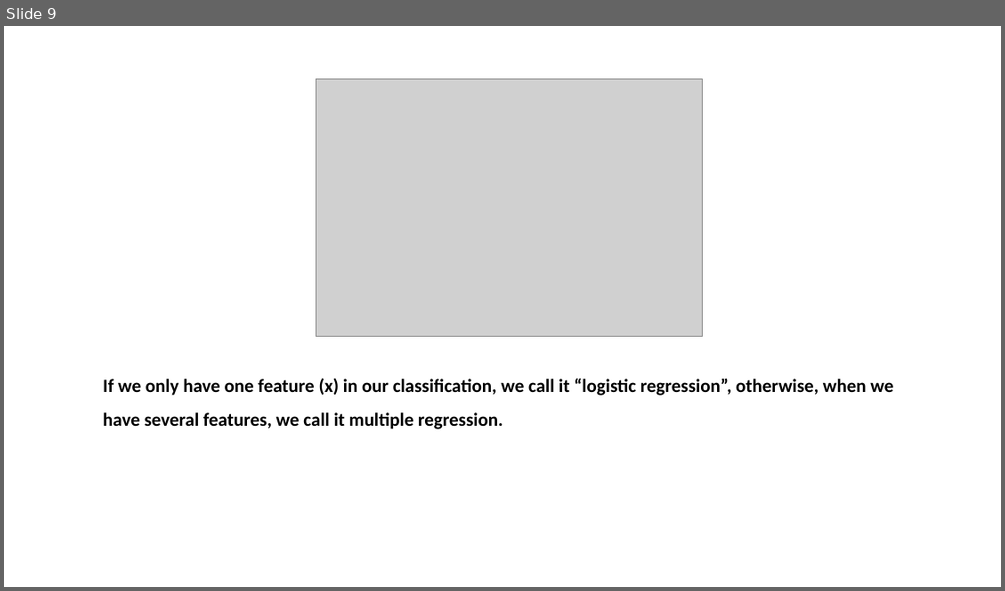
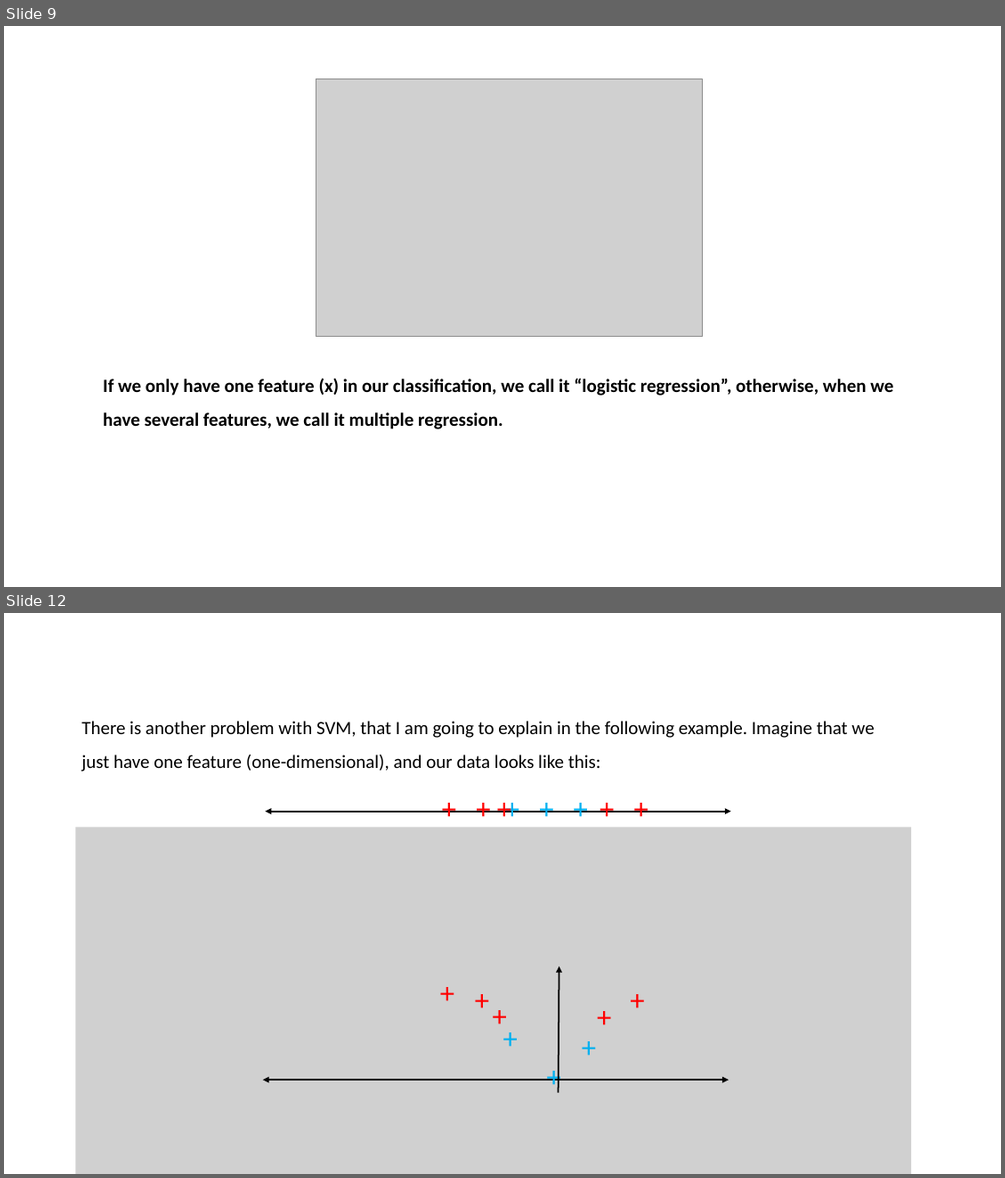
Before and after one commit to Asieh-Daneshi/MachineLearningMaterial, a slide deck: S2_Session2.pptx. Shown one above the other, each under a label of ours: slide 9 before the commit, slides 9 and 12 after it; the slides between them are not shown. The pictures are 1005x591 and 1005x1178 pixels, drawn with LibreOffice and Linux fonts; fonts in the diff are those of the drawing; grey boxes stand for pictures. Boxes give left, top, right and bottom in pixels: in the first picture for what was removed or moved away, otherwise in the second. Text is boxed around its words. In the diff, an @@ line names an element or a change of style, - is before the commit and + after.

```diff
--- a/S2_Session2.pptx
+++ b/S2_Session2.pptx
@@ slide 12 added at bbox=[4, 613, 1001, 1174], background #FFFFFF @@
@@ text added at bbox=[81, 721, 874, 771], 18 pt, text #000000 @@
+There is another problem with SVM, that I am going to explain in the following example. Imagine that we just have one feature (one-dimensional), and our data looks like this:
@@ text added at bbox=[429, 786, 525, 828], 28 pt, text #FF0000 @@
++ + +
@@ text added at bbox=[453, 786, 660, 828], 28 pt, text #00B0F0 @@
++ + +
@@ text added at bbox=[587, 786, 661, 828], 28 pt, text #FF0000 @@
++ +
@@ double arrow added from (265, 811) to (731, 811), #000000 1.5 pt @@
@@ picture added at bbox=[76, 827, 912, 1174] @@
@@ text added at bbox=[423, 971, 471, 1013], 28 pt, text #FF0000 @@
++
@@ text added at bbox=[458, 978, 506, 1021], 28 pt, text #FF0000 @@
++
@@ arrow added from (558, 1093) to (558, 966), #000000 1.5 pt @@
@@ text added at bbox=[614, 978, 662, 1021], 28 pt, text #FF0000 @@
++
@@ text added at bbox=[476, 995, 524, 1037], 28 pt, text #FF0000 @@
++
@@ text added at bbox=[580, 995, 628, 1038], 28 pt, text #FF0000 @@
++
@@ text added at bbox=[493, 1016, 528, 1059], 28 pt, text #00B0F0 @@
++
@@ text added at bbox=[571, 1024, 607, 1067], 28 pt, text #00B0F0 @@
++
@@ text added at bbox=[451, 1054, 657, 1097], 28 pt, text #00B0F0 @@
++
@@ double arrow added from (263, 1079) to (728, 1079), #000000 1.5 pt @@
```
Also in this commit, not shown: 2 other slides added.
